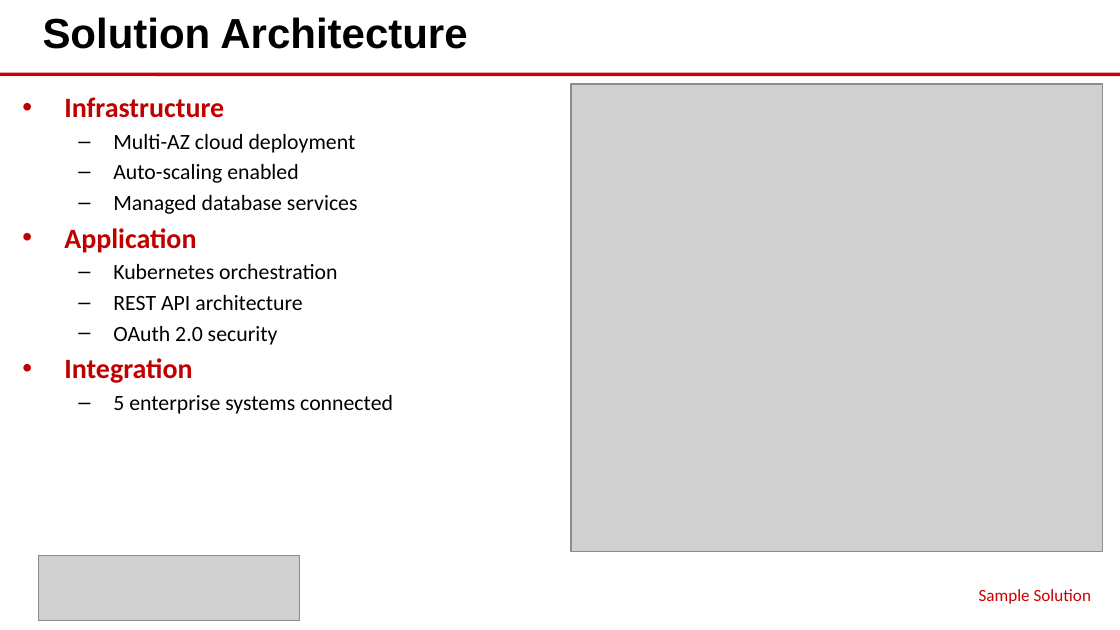
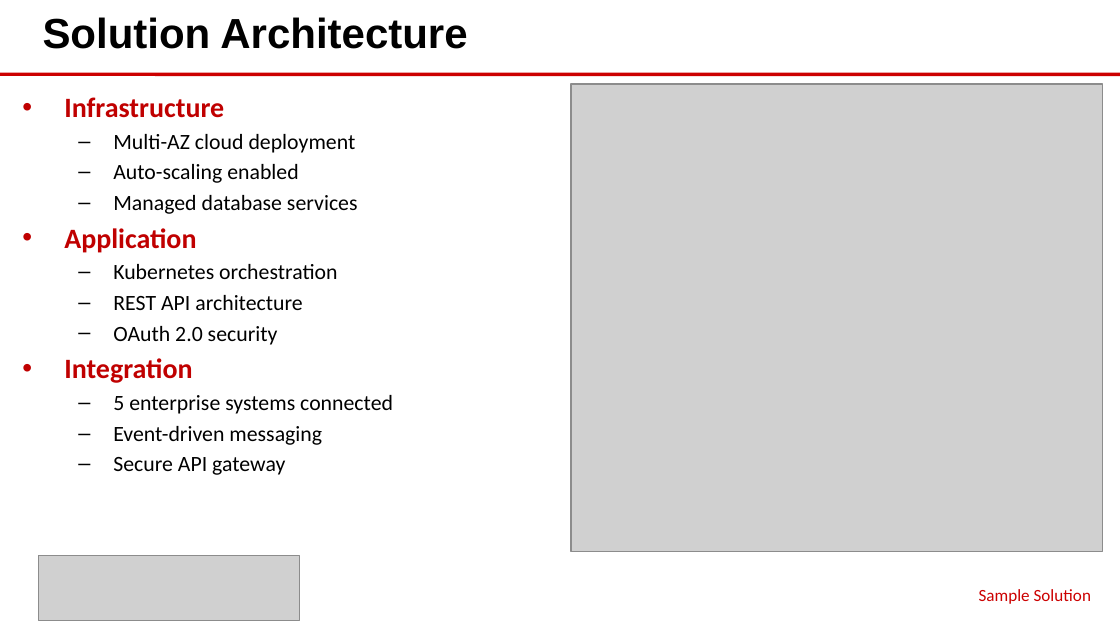
Before and after one commit to eoframework/solutions, a slide deck: slide 3 of solution-template/sample-provider/sample-category/sample-solution/delivery/closeout-presentation.pptx. Drawn at 1120x630 pixels with LibreOffice and Linux fonts; fonts in the diff are those of the drawing; grey boxes stand for pictures. Boxes give left, top, right and bottom in pixels: in the first picture for what was removed or moved away, otherwise in the second. Text is boxed around its words. In the diff, an @@ line names an element or a change of style, - is before the commit and + after.

```diff
--- a/solution-template/sample-provider/sample-category/sample-solution/delivery/closeout-presentation.pptx
+++ b/solution-template/sample-provider/sample-category/sample-solution/delivery/closeout-presentation.pptx
@@ text at box(113, 426, 322, 475): paragraphs added @@
+  – Event-driven messaging
+  – Secure API gateway
```
Also in this commit, not shown: 4 other slides changed, 33 other files.
